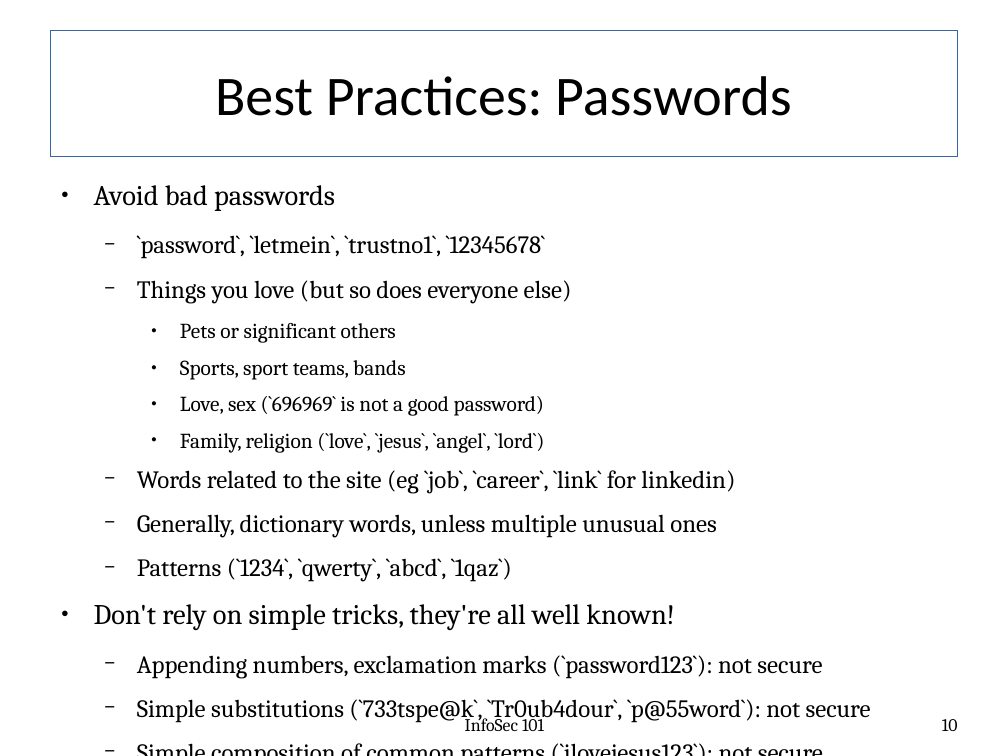
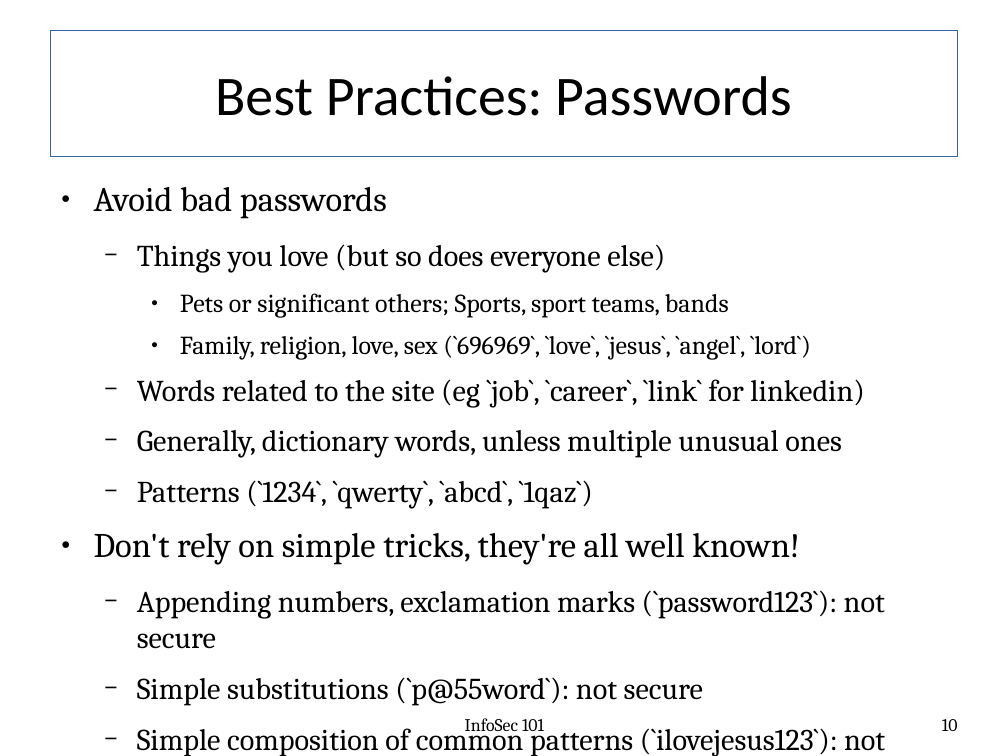
Before and after one commit to fabianlischka/InfoSec101, a slide deck: slide 10 of InfoSec101-Presentation-FCC-2015-02-26.odp. Drawn at 1008x756 pixels with LibreOffice and Linux fonts; fonts in the diff are those of the drawing. Boxes give left, top, right and bottom in pixels: in the first picture for what was removed or moved away, otherwise in the second. Text is boxed around its words. In the diff, an @@ line names an element or a change of style, - is before the commit and + after.

```diff
--- a/InfoSec101-Presentation-FCC-2015-02-26.odp
+++ b/InfoSec101-Presentation-FCC-2015-02-26.odp
@@ text at (94,187,885,649): size 22.4 to 27.2 pt in "Avoid bad passwords", "Don't rely on simple tricks, they're all ..."; size 19.6 to 23.8 pt in "Things you love (but so does everyone ...", "Words related to the site (eg `job`, ...", "Generally, dictionary words, unless multiple unusual ones", "Patterns (`1234`, `qwerty`, `abcd`, `1qaz`)" and 2 more places @@
@@ text at (137,235,545,259): paragraph removed @@
-  − `password`, `letmein`, `trustno1`, `12345678`
@@ text at (180,293,811,360): text changed; size 16.8 to 20.4 pt @@
-    ● Pets or significant others
-    ● Sports, sport teams, bands
-    ● Love, sex (`696969` is not a good password)
-    ● Family, religion (`love`, `jesus`, `angel`, `lord`)
+    ● Pets or significant others; Sports, sport teams, bands
+    ● Family, religion, love, sex (`696969`, `love`, `jesus`, `angel`, `lord`)
@@ text at (137,677,703,706): text changed; size 19.6 to 23.8 pt @@
-  − Simple substitutions (`733tspe@k`, `Tr0ub4dour`, `p@55word`): not secure
+  − Simple substitutions (`p@55word`): not secure
```
Also in this commit, not shown: 7 other slides changed, 25 slides added.
